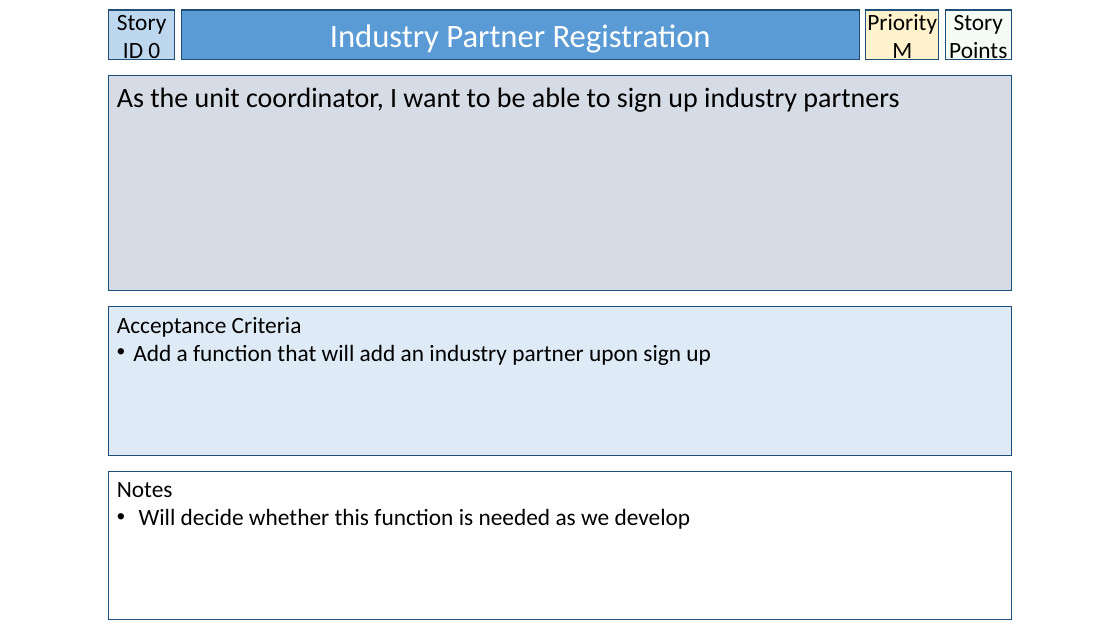
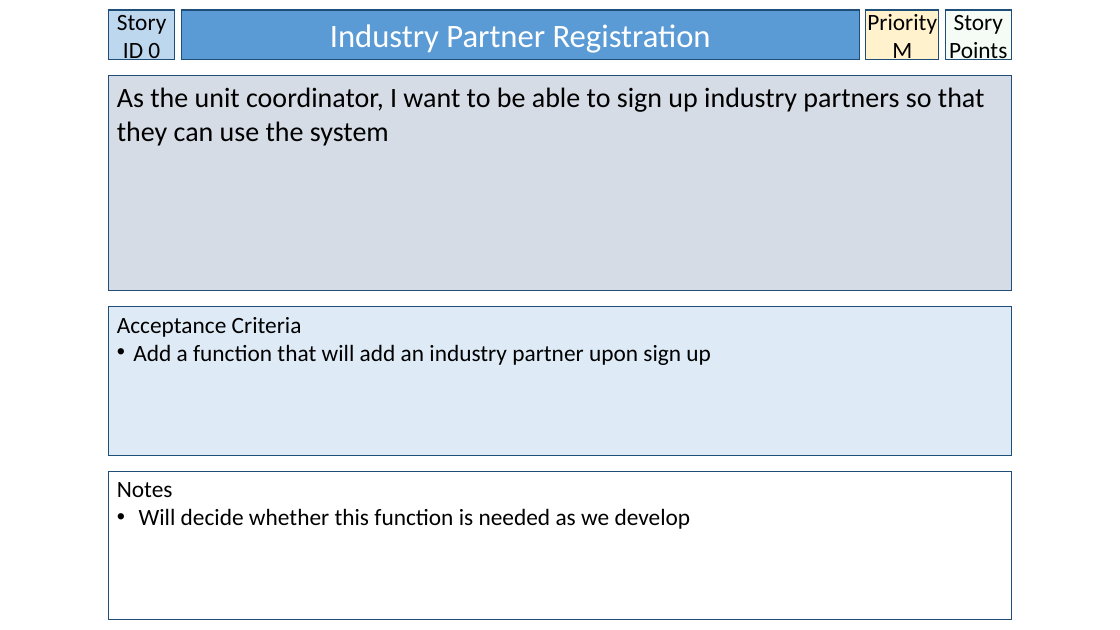
Before and after one commit to BrissyKim/group14, a slide deck: slide 3 of User_story/Yoon User Stories.pptx. Drawn at 1120x630 pixels with LibreOffice and Linux fonts; fonts in the diff are those of the drawing. Boxes give left, top, right and bottom in pixels: in the first picture for what was removed or moved away, otherwise in the second. Text is boxed around its words. In the diff, an @@ line names an element or a change of style, - is before the commit and + after.

```diff
--- a/User_story/Yoon User Stories.pptx
+++ b/User_story/Yoon User Stories.pptx
@@ text in rectangle at box(117, 87, 985, 146): text changed @@
-As the unit coordinator, I want to be able to sign up industry partners
+As the unit coordinator, I want to be able to sign up industry partners so that they can use the system
```
Also in this commit, not shown: 11 other slides changed, 2 slides added.
